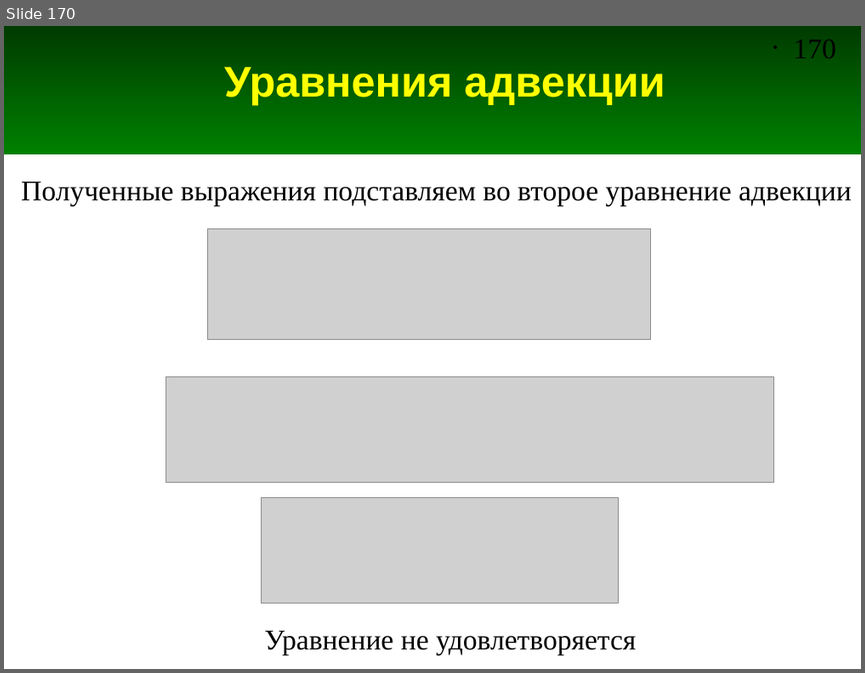
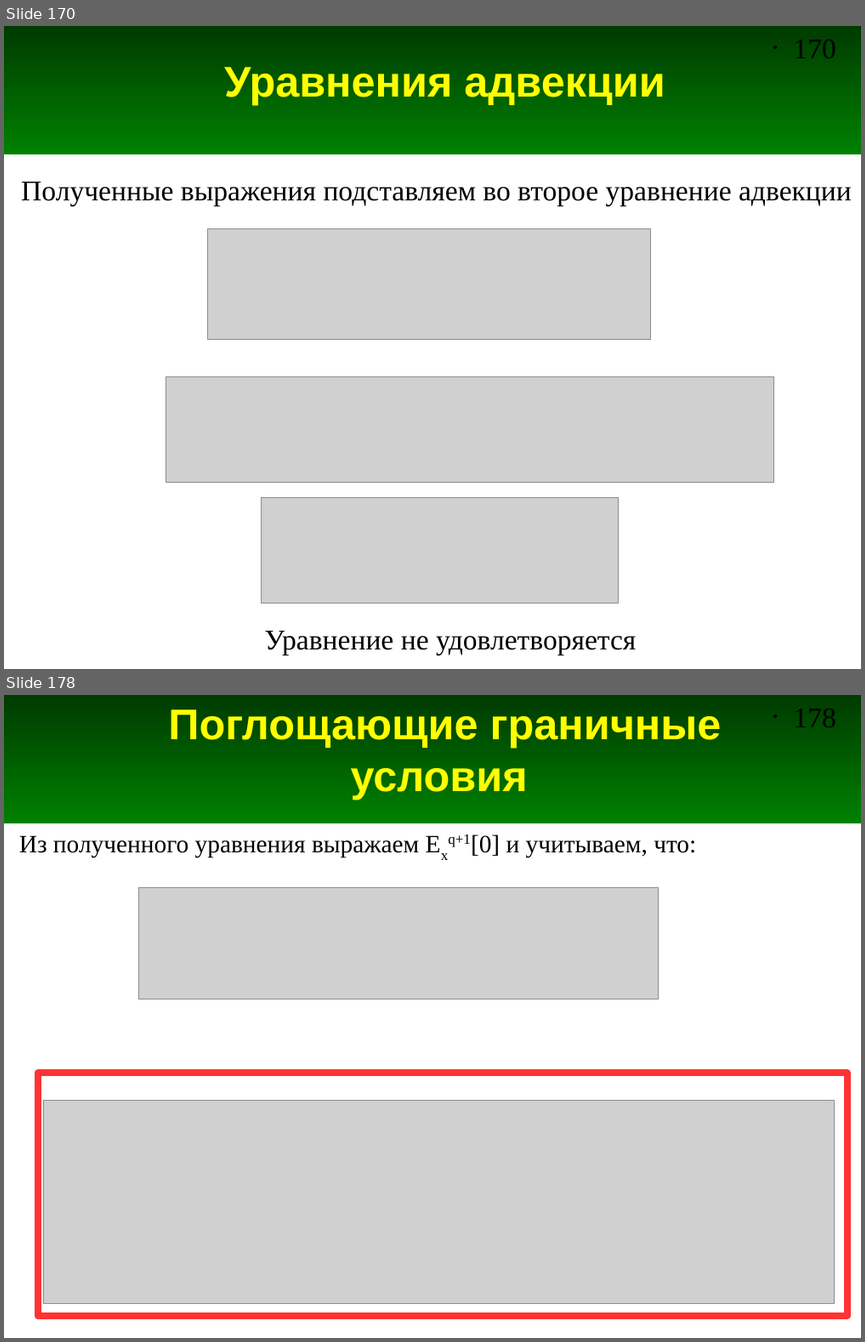
Before and after one commit to andris0147sv/modelling, a slide deck: presentations/2. FDTD.odp. Shown one above the other, each under a label of ours: slide 170 before the commit, slides 170 and 178 after it; the slides between them are not shown. The pictures are 865x673 and 865x1342 pixels, drawn with LibreOffice and Linux fonts; fonts in the diff are those of the drawing; grey boxes stand for pictures. Boxes give left, top, right and bottom in pixels: in the first picture for what was removed or moved away, otherwise in the second. Text is boxed around its words. In the diff, an @@ line names an element or a change of style, - is before the commit and + after.

Commit message:
Добавлены слайды про граинчные условия ABC первого порядка

```diff
--- a/presentations/2. FDTD.odp
+++ b/presentations/2. FDTD.odp
@@ slide 178 added at <box>4,695,861,1338</box>, background #FFFFFF; not listed: 2 template elements that a slide beside it also shows @@
@@ title added at <box>168,709,721,800</box>, 36 pt, text #FFFF00, bold @@
+Поглощающие граничные условия
@@ text added at <box>19,834,696,860</box>, 21 pt, text #000000 @@
+Из полученного уравнения выражаем Exq+1[0] и учитываем, что:
@@ picture added at <box>138,887,658,998</box> @@
@@ rectangle added at <box>37,1073,847,1315</box>, outline #FF3333 5.67 pt @@
@@ picture added at <box>43,1100,834,1303</box> @@
```
Also in this commit, not shown: 1 slide changed, 8 other slides added, 1 other file.
